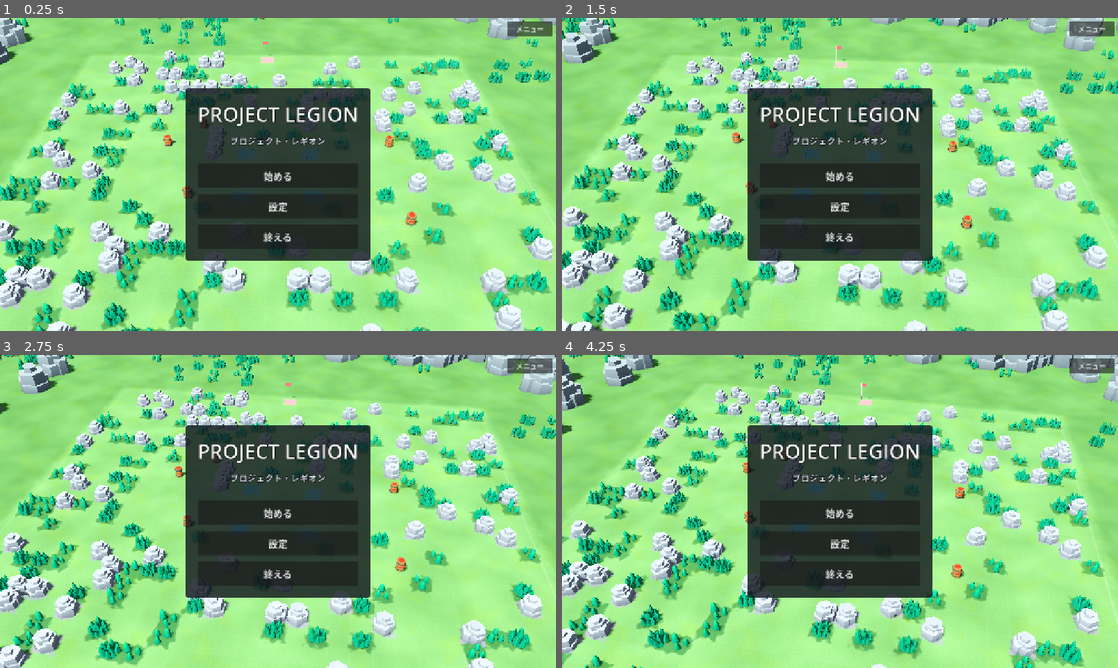
Above: before the commit, frames 1-4 (two rows, left to right).
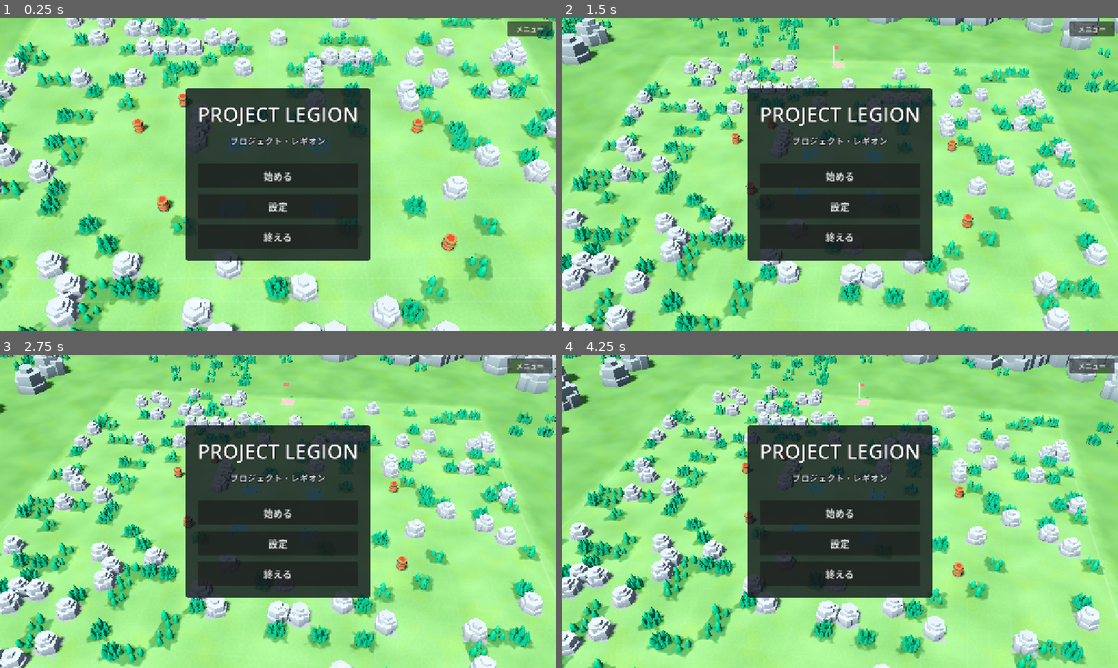
Above: after the commit, the same moments.

Repository: mattyan1053/pj-legion
Game: Godot game, scene res://prototype/app.tscn
Same seed, same stepped clock (60 frames per second), same inputs: the game is played once before the commit and once after it.
Inputs (mouse positions are in pixels of both pictures, inside the frame that each line leads up to):
- Up to frame 1 (0.25 s): no input
- Up to frame 2 (1.5 s): tap Enter at 0.5 s; move the mouse to (962, 158) at 0.52 s; hold D 0.53-1.25 s; tap F at 0.6 s; click (962, 158) at 0.67 s; tap Space at 0.77 s; drag from (728, 190) to (812, 237) at 1.27 s
- Up to frame 3 (2.75 s): move the mouse to (333, 442) at 2.02 s; hold D from 2.03 s (still down); tap Enter at 2.1 s; click (333, 442) at 2.17 s
- Up to frame 4 (4.25 s): release D at 2.75 s; drag from (812, 574) to (673, 464) at 2.77 s; move the mouse to (1006, 558) at 3.52 s; hold A from 3.53 s (still down); tap 1 at 3.6 s; click (1006, 558) at 3.67 s; tap Space at 3.77 s

The runs differ from the first frame. In frame 1, 47% of the frame differs, in the area x 0-100%, y 0-100%; in frame 2, 16%; in frame 3, 16%; in frame 4, 16%.

Commit message:
🐛 Hold input to the incoming scene until the fade-in ends
Co-Authored-By: Claude Opus 5.5 <noreply@anthropic.com>
Claude-Session: https://claude.ai/code/session_019skPmwiXaZhyK9koFW2B44

Diff:
--- a/prototype/app.gd
+++ b/prototype/app.gd
@@ -84,6 +84,7 @@
 			push_error("app: 知らない場面: %s" % scene)
 		return
 	_changing = true
+	_fade.mouse_filter = Control.MOUSE_FILTER_STOP  # 切り替えの間のクリックは、どの場面にも届かない
 	context.system_menu.close()
 	if _current != null:
 		# 抜ける場面は止めておく（暗くなる間に、CPU の番や再生が進まないように）。
@@ -96,8 +97,12 @@
 	node.connect(&"finished", _on_finished.bind(scene))
 	_current = node
 	_current_id = scene
+	# 暗転が明けるまでは、新しい場面に入力を渡さない（その間の操作は、切り替えの途中なので行き先が捨てられてしまう）。
+	node.process_mode = Node.PROCESS_MODE_DISABLED
 	add_child(node)
 	await _fade_to(0.0)
+	node.process_mode = Node.PROCESS_MODE_INHERIT
+	_fade.mouse_filter = Control.MOUSE_FILTER_IGNORE
 	_changing = false
 	scene_changed.emit(scene)
 
